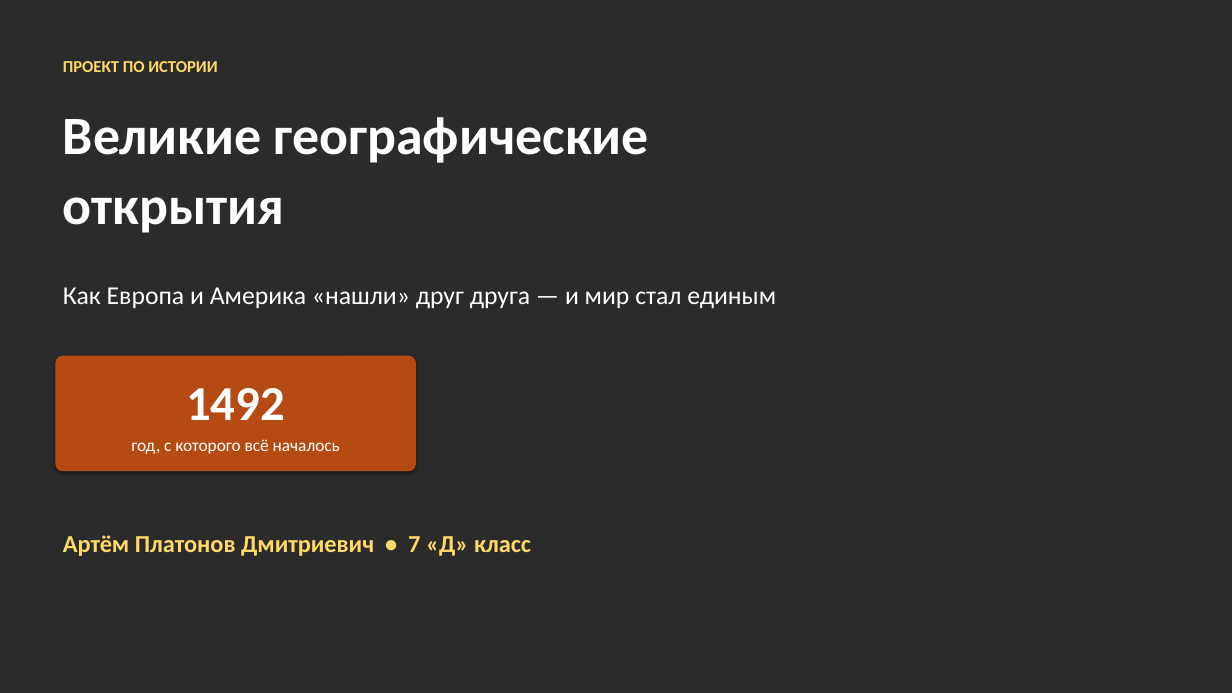
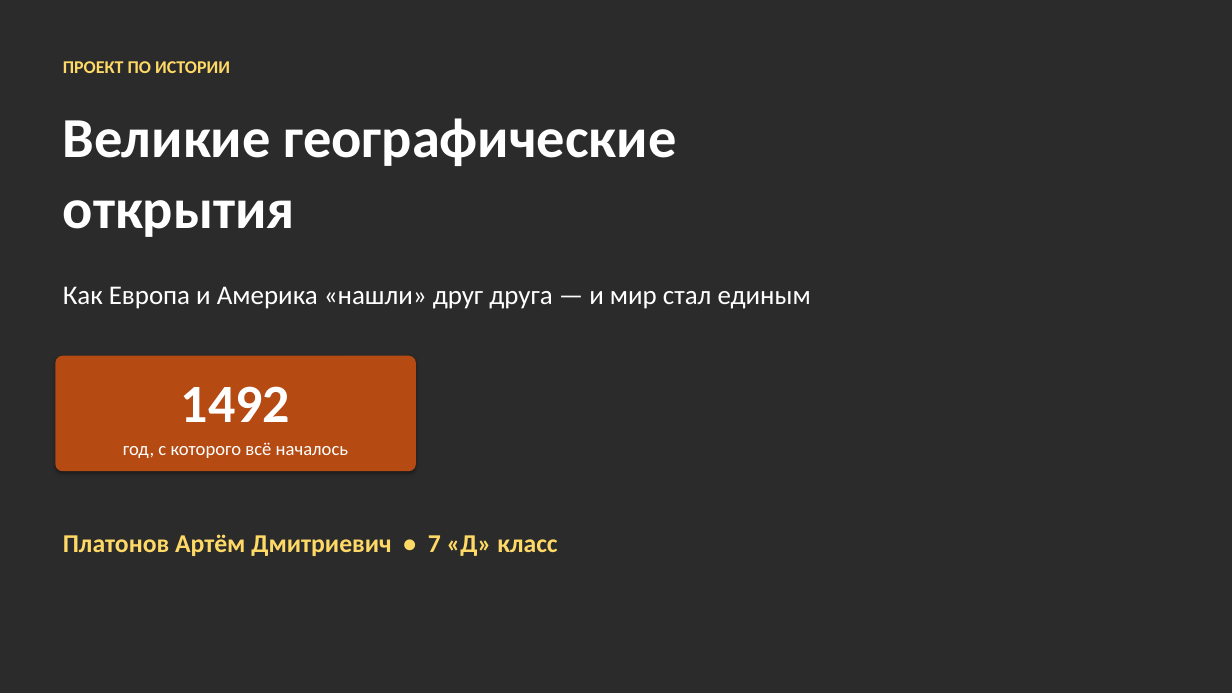
Before and after one commit to Artins200/slide, a slide deck: slide 1 of Великие_географические_открытия_Платонов_Артём_7Д.pptx. Drawn at 1232x693 pixels with LibreOffice and Linux fonts; fonts in the diff are those of the drawing; background and template pictures are left out; a plain dark background stands for a picture behind light text. Boxes give left, top, right and bottom in pixels: in the first picture for what was removed or moved away, otherwise in the second. Text is boxed around its words. In the diff, an @@ line names an element or a change of style, - is before the commit and + after.

```diff
--- a/Великие_географические_открытия_Платонов_Артём_7Д.pptx
+++ b/Великие_географические_открытия_Платонов_Артём_7Д.pptx
@@ text "ПРОЕКТ ПО ИСТОРИИ" at <box>63,61,230,73</box>: size 13 to 14 pt; line spacing 1.08 to 1.05 @@
@@ text "Великие географические открытия" at <box>63,118,677,237</box>: size 42 to 44 pt; line spacing 1.08 to 1.05 @@
@@ text "Как Европа и Америка «нашли» ..." at <box>63,286,811,309</box>: size 20 to 21 pt; line spacing 1.08 to 1.05 @@
@@ rounded rectangle "1492" at <box>55,356,416,471</box>: size 38 to 42 pt in "1492"; size 13.5 to 14.5 pt in "год, с которого всё началось" @@
@@ text at <box>63,534,557,556</box>: text changed; size 19 to 20 pt @@
-Артём Платонов Дмитриевич • 7 «Д» класс
+Платонов Артём Дмитриевич • 7 «Д» класс
```
Also in this commit, not shown: 15 other slides changed, 4 slides added, 4 slides removed, 2 other files.
